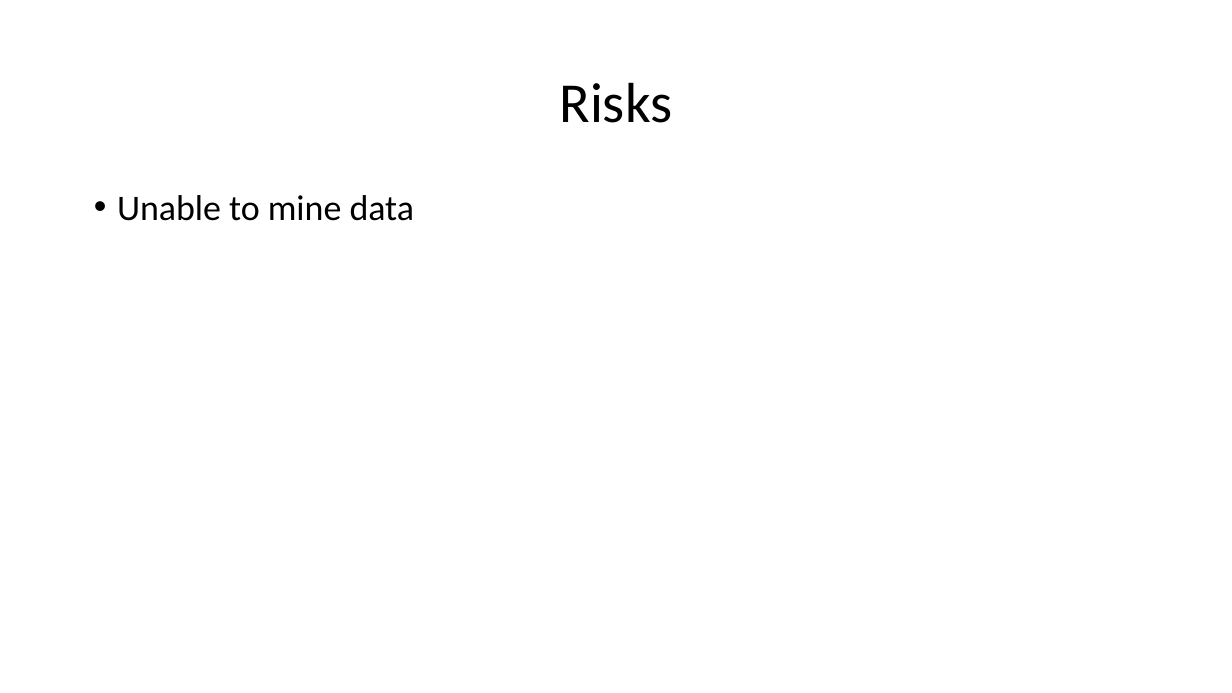
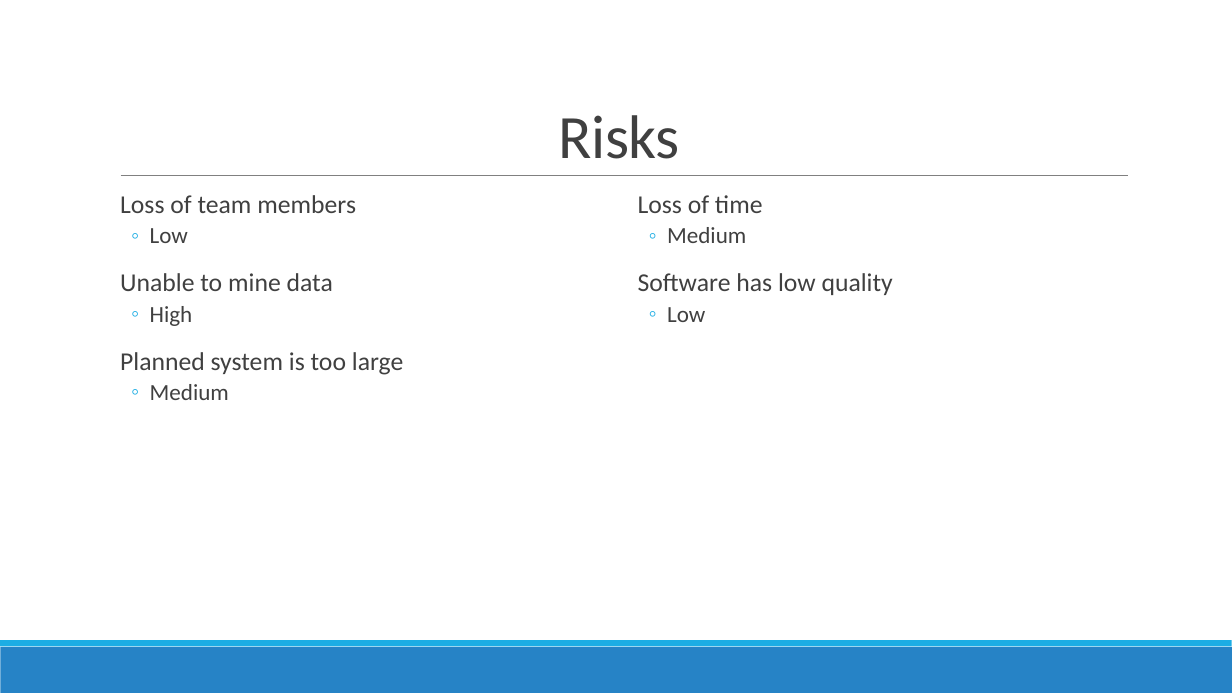
Before and after one commit to Dynamic-Deliveries/Shopping-Cart, a slide deck: slide 20 of Dynamic Deliveries.pptx. Drawn at 1232x693 pixels with LibreOffice and Linux fonts; fonts in the diff are those of the drawing. Boxes give left, top, right and bottom in pixels: in the first picture for what was removed or moved away, otherwise in the second. Text is boxed around its words. In the diff, an @@ line names an element or a change of style, - is before the commit and + after.

```diff
--- a/Dynamic Deliveries.pptx
+++ b/Dynamic Deliveries.pptx
@@ title "Risks": place and size @@
-title "Risks" at (559,82,672,123)
+title "Risks" at (559,115,680,159)
@@ title "Risks" at (559,115,680,159): size 44 to 48 pt, text colour #000000 to #404040, letter spacing 0 to -0.5 pt; line spacing 0.9 to 0.85; vertical alignment middle to bottom @@
@@ line added from (121, 176) to (1128, 176), #808080 0.5 pt @@
@@ text at (120,195,356,243): paragraphs added @@
+  Loss of team members
+  ◦ Low
@@ text added at (638,195,893,322), 20 pt, text #404040 @@
+  Loss of time
+  ◦ Medium
+  Software has low quality
+  ◦ Low
@@ text at (120,273,333,291): size 28 to 20 pt, text colour #000000 to #404040 in "Unable to mine data"; bullet • to  ; more space between paragraphs @@
@@ text at (120,306,403,400): paragraphs added @@
+  ◦ High
+  Planned system is too large
+  ◦ Medium
@@ rectangle added at (0,647,1232,693), fill #2683C6 @@
@@ rectangle added at (0,640,1232,647), fill #1CADE4 @@
```
Also in this commit, not shown: 19 other slides changed, 1 slide added.
